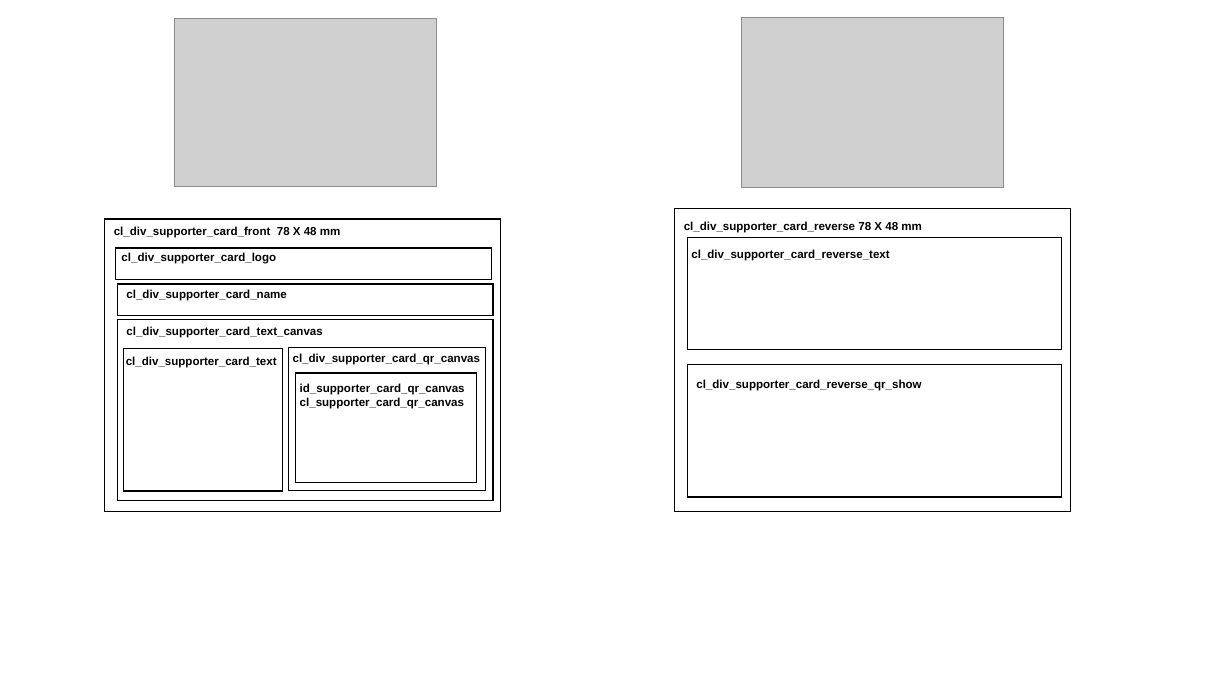
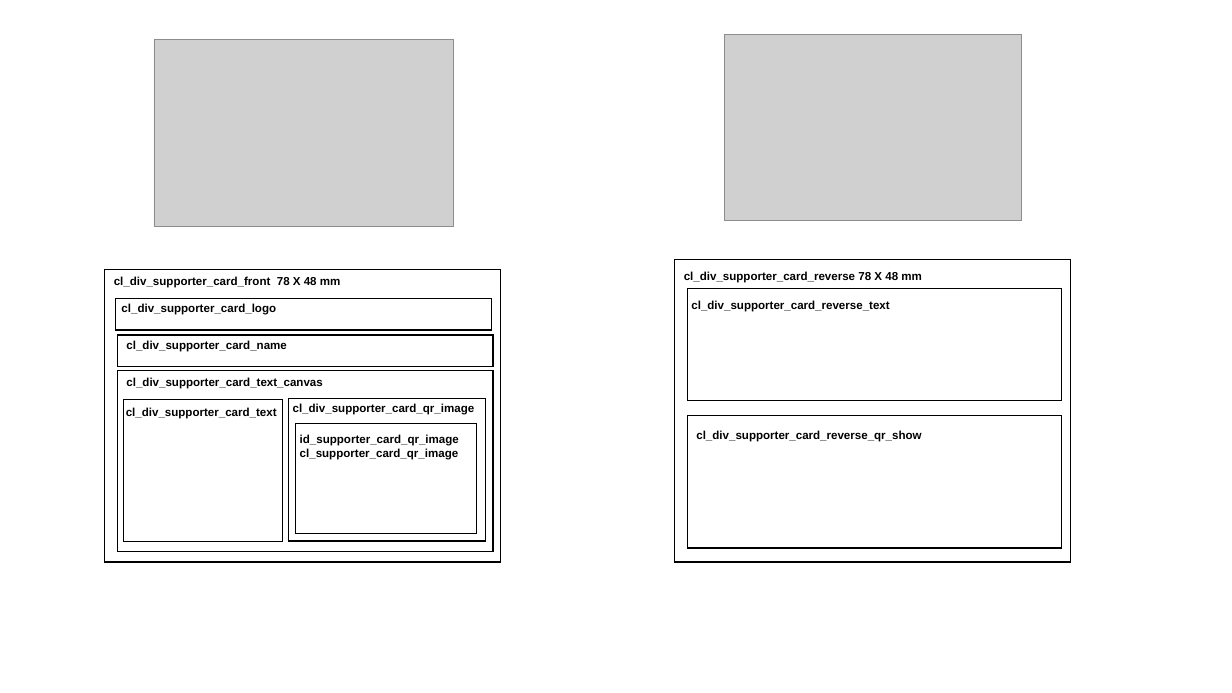
Before and after one commit to JazzLiveAarau/WwwQrCode, a slide deck: slide 1 of Descriptions/WwwQrCodeImages.pptx. Drawn at 1232x693 pixels with LibreOffice and Linux fonts; fonts in the diff are those of the drawing; grey boxes stand for pictures. Boxes give left, top, right and bottom in pixels: in the first picture for what was removed or moved away, otherwise in the second. Text is boxed around its words. In the diff, an @@ line names an element or a change of style, - is before the commit and + after.

Commit message:
QR code image for supporter card

```diff
--- a/Descriptions/WwwQrCodeImages.pptx
+++ b/Descriptions/WwwQrCodeImages.pptx
@@ picture: place and size @@
-picture at (175,18,437,187)
+picture at (154,40,454,226)
@@ picture: place and size @@
-picture at (742,18,1005,188)
+picture at (725,35,1022,221)
@@ text at (293,403,475,415): text changed @@
-cl_div_supporter_card_qr_canvas
+cl_div_supporter_card_qr_image
@@ 10 rectangles, 8 texts: place and size @@
-10 rectangles, 8 texts at (104,209,1071,512)
+10 rectangles, 8 texts at (104,260,1071,563)
@@ text at (300,434,459,460): text changed @@
-id_supporter_card_qr_canvas
-cl_supporter_card_qr_canvas
+id_supporter_card_qr_image
+cl_supporter_card_qr_image
```
Also in this commit, not shown: 7 other files.
